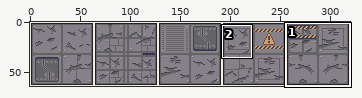
One commit to this pixel-art file: art/modules/Floor_2x2.ase. Above, an overview of the earlier version with the close-up marked.
Close-up. First the earlier version:
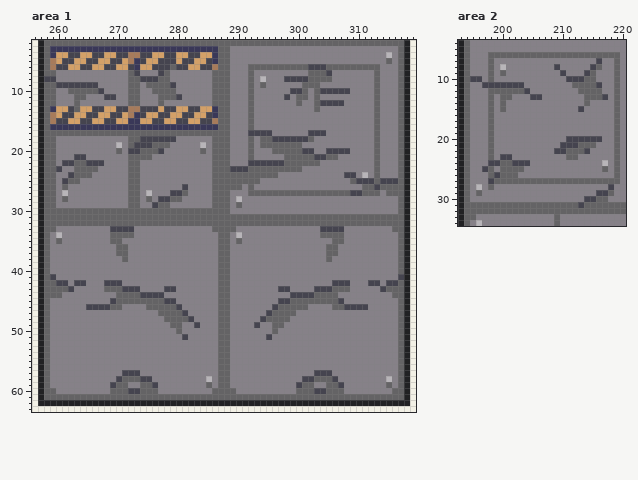
320x64 pixels, 1 frame. Shown: area 1: x 256..319, y 2..63; area 2: x 193..220, y 4..34. The commit also changed other parts of the picture, which this record leaves out.
Now the later version:
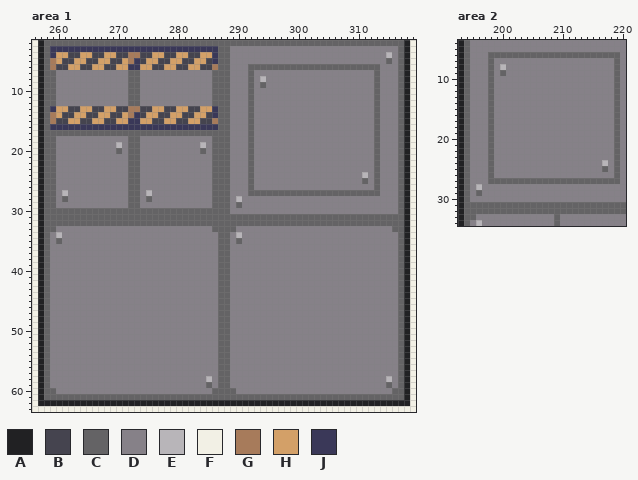
Palette (. is transparent): A #212123  B #45444f  C #646365  D #868188  E #b8b5b9  F #f2f0e5  G #a77b5b  H #d3a068  J #3a3858
Changes in this commit:
layer "Layer 2" now hidden
Area 1:
y 5: x 279 B -> H
y 6: x 272 B -> J; x 278..279 BC -> HH; x 302..304 BBB -> CCC
y 7: x 273 B -> C; x 277..278 BC -> DD; x 302..305 CCCB -> DDDD
y 8: x 258..259 BB -> CC; x 274..278 BBBCC -> DDDDD; x 298..305 BBBBCCCC -> DDDDDDDD
y 9: x 260..266 BBBBBBB -> DDDDDDD; x 275..279 CCCCB -> DDDDD; x 301..303 CCC -> DDD
y 10: x 262..267 CCCCCB -> DDDDDD; x 276..279 CCCC -> DDDD; x 299..301 BBC -> DDD; x 303..308 CBBBBB -> DDDDDD
y 11: x 263..264 CC -> DD; x 268..269 BB -> DD; x 277..280 CCCB -> DDDD; x 298 B -> D; x 300..301 CC -> DD; x 303 C -> D
y 12: x 263 C -> D; x 277 C -> D; x 300 C -> D; x 303..307 CBBBB -> DDDDD
y 13: x 263 C -> B; x 276 B -> H; x 303 C -> D
y 17: x 292..295 BBBB -> CDDD; x 302..304 BBB -> DDD
y 18: x 274..279 BBBBBB -> DDDDDD; x 294..302 CCBBBBBBC -> DDDDDDDDD
y 19: x 273..278 BBBCCC -> CDDDDD; x 294..300 CCCCCCC -> DDDDDDD
y 20: x 272..277 BBCCCB -> CCDDDD; x 296..302 CCCCCBB -> DDDDDDD; x 305..308 BBBB -> DDDD
y 21: x 263..264 BB -> DD; x 274..275 CC -> DD; x 298..306 CCCCCBBCC -> DDDDDDDDD
y 22: x 261..267 BBCCBBB -> DDDDDDD; x 292..303 BBBBBBCCCCCC -> CDDDDDDDDDDD
y 23: x 260 B -> D; x 263..266 CCCC -> DDDD; x 289..291 BBB -> DDD; x 293..300 CCCCCCCC -> DDDDDDDD
y 24: x 262..265 BCCC -> DDDD; x 289..291 CCC -> DDD; x 293..296 CCCC -> DDDD; x 308..309 BB -> DD
y 25: x 261..263 BCC -> DDD; x 289..291 CCC -> DDD; x 293 C -> D; x 309..312 CBBB -> DDCD; x 314..316 BBB -> DDD
y 26: x 261 C -> D; x 281 B -> D; x 289..290 CC -> DD; x 311..316 CCBCCC -> DDCDDD
y 27: x 279..281 BBC -> DDD; x 309..310 BB -> CC; x 315..316 CC -> DD
y 28: x 277..280 BBCC -> DDDD
y 29: x 276..278 BCC -> DDD
y 33: x 269..272 BBBB -> DDDD; x 304..307 BBBB -> DDDD
y 34: x 269..272 CCCC -> DDDD; x 304..307 CCCC -> DDDD
y 35: x 269..270 CC -> DD; x 306..307 CC -> DD
y 36..37: x 270..271 CC -> DD; x 305..306 CC -> DD
y 38: x 271 C -> D; x 305 C -> D
y 41: x 259 B -> D; x 317 B -> C
y 42: x 259..261 CBB -> DDD; x 263..264 BB -> DD; x 268..270 BBB -> DDD; x 306..308 BBB -> DDD; x 312..313 BB -> DD; x 315..316 BB -> DD
y 43: x 259..262 CCCB -> DDDD; x 268..273 CCCBBB -> DDDDDD; x 278..279 BB -> DD; x 297..298 BB -> DD; x 303..308 BBBCCC -> DDDDDD; x 314..316 BCC -> DDD
y 44: x 259..260 CC -> DD; x 270..277 CCCCBBBB -> DDDDDDDD; x 299..306 BBBBCCCC -> DDDDDDDD; x 316 C -> D
y 45: x 269..279 BCCCCCCCCBB -> DDDDDDDDDDD; x 297..307 BBCCCCCCCCB -> DDDDDDDDDDD
y 46: x 265..270 BBBBCC -> DDDDDD; x 275..280 CCCCCB -> DDDDDD; x 296..301 BCCCCC -> DDDDDD; x 306..311 CCBBBB -> DDDDDD
y 47: x 277..281 CCCCB -> DDDDD; x 295..299 BCCCC -> DDDDD
y 48: x 278..282 CCCCB -> DDDDD; x 294..298 BCCCC -> DDDDD
y 49: x 279..280 CC -> DD; x 283 B -> D; x 293 B -> D; x 296..297 CC -> DD
y 50: x 280 C -> D; x 296 C -> D
y 51: x 281 B -> D; x 295 B -> D
y 57: x 271..273 BBB -> DDD; x 303..305 BBB -> DDD
y 58: x 270..275 BCCCBB -> DDDDDD; x 301..306 BBCCCB -> DDDDDD
y 59: x 269..271 BCC -> DDD; x 274..276 CCB -> DDD; x 300..302 BCC -> DDD; x 305..307 CCB -> DDD
y 60: x 269..276 CCCBBCCC -> DDDDDDDD; x 300..307 CCCBBCCC -> DDDDDDDD
Area 2:
y 7: x 216 B -> D
y 8: x 209 B -> D; x 215..216 BC -> DD
y 9: x 210 B -> D; x 214..215 BC -> DD
y 10: x 195..196 BB -> DD; x 211..215 BBBCC -> DDDDD
y 11: x 197..203 BBBBBBB -> DCDDDDD; x 212..216 CCCCB -> DDDDD
y 12: x 199..204 CCCCCB -> DDDDDD; x 213..216 CCCC -> DDDD
y 13: x 200..201 CC -> DD; x 205..206 BB -> DD; x 214..217 CCCB -> DDDD
y 14: x 200 C -> D; x 214 C -> D
y 15: x 200 C -> D; x 213 B -> D
y 20: x 211..216 BBBBBB -> DDDDDD
y 21: x 210..215 BBBCCC -> DDDDDD
y 22: x 209..214 BBCCCB -> DDDDDD
y 23: x 200..201 BB -> DD; x 211..212 CC -> DD
y 24: x 198..204 BBCCBBB -> CDDDDDD
y 25: x 197 B -> D; x 200..203 CCCC -> DDDD
y 26: x 199..202 BCCC -> DDDD
y 27: x 198 B -> C
y 28: x 198 C -> D; x 218 B -> D
y 29: x 216..218 BBC -> DDD
y 30: x 214..217 BBCC -> DDDD
y 31: x 213 B -> C
